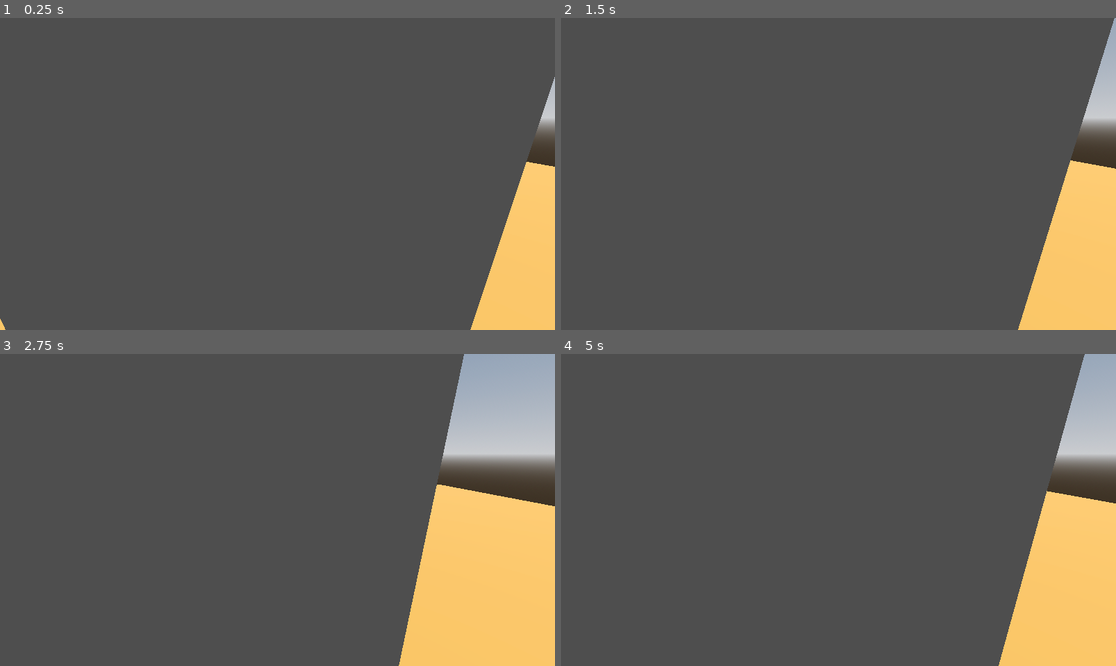
Above: before the commit, frames 1-4 (two rows, left to right).
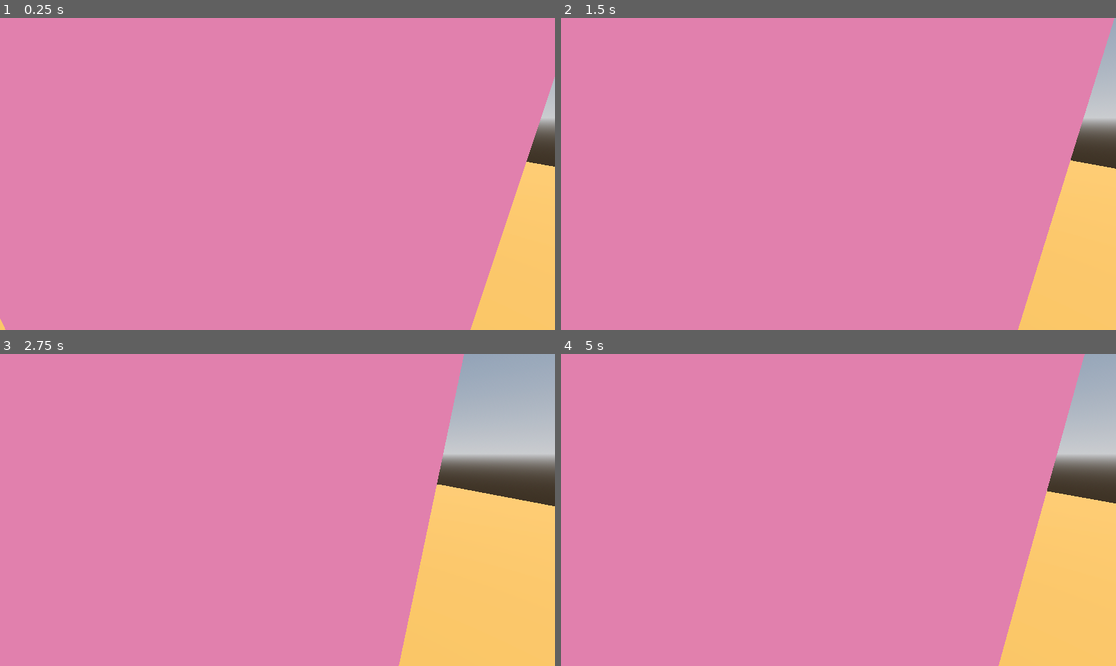
Above: after the commit, the same moments.

Repository: murumart/cgiproject
Game: Godot game, scene res://scenes/rendering_demo.tscn
Same seed, same stepped clock (60 frames per second), same inputs: the game is played once before the commit and once after it. This scene is started directly instead of the project's main scene.
Inputs (mouse positions are in pixels of both pictures, inside the frame that each line leads up to):
- Up to frame 1 (0.25 s): no input
- Up to frame 2 (1.5 s): tap Enter (ui_accept) at 0.5, 0.77 s; move the mouse to (960, 158) at 0.52 s; hold D 0.53-1.28 s; hold E 0.53-1.28 s; click (960, 158) at 0.67 s; move the mouse to (727, 189) at 1.27 s; hold S from 1.28 s (still down); tap Q at 1.35 s
- Up to frame 3 (2.75 s): tap Enter (ui_accept) at 1.52 s; move the mouse to (333, 441) at 2.02 s; release S at 2.03 s; hold D from 2.03 s (still down); hold Shift from 2.03 s (still down)
- Up to frame 4 (5 s): move the mouse to (810, 572) at 2.77 s; release D at 2.78 s; release Shift at 2.78 s; hold W 2.78-3.53 s; tap E at 2.85 s; click (810, 572) at 2.92 s; tap Enter (ui_accept) at 3.02, 3.77, 4.52 s; move the mouse to (1005, 556) at 3.52 s; hold Q 3.53-4.28 s; hold A from 3.53 s (still down); move the mouse to (672, 463) at 4.27 s; tap Shift at 4.35 s

The runs differ from the first frame. In frame 1, 94% of the frame differs, in the area x 0-100%, y 0-100%; in frame 2, 91%; in frame 3, 78%; in frame 4, 87%.

Commit message:
Change resolutions

Diff:
--- a/scenes/rendering_demo.tscn
+++ b/scenes/rendering_demo.tscn
@@ -33,6 +33,7 @@
 
 [node name="Node" type="Node" parent="." node_paths=PackedStringArray("mesh_instance")]
 script = ExtResource("3_lqk3y")
+grid_size = 64
 mesh_instance = NodePath("../Meshes/Mesh")
 material = ExtResource("2_qjyat")
 
--- a/shaders/volumetric_display.tres
+++ b/shaders/volumetric_display.tres
@@ -3,9 +3,9 @@
 [ext_resource type="Shader" uid="uid://8pdmscum8ja3" path="res://shaders/volumetric_display.gdshader" id="1_5h8l5"]
 
 [resource]
-render_priority = 1
+render_priority = 0
 shader = ExtResource("1_5h8l5")
 shader_parameter/color = Color(0.98402256, 0.59281677, 0.73941725, 1)
 shader_parameter/density = 100.0
-shader_parameter/render_setting = 3
+shader_parameter/render_setting = 0
 shader_parameter/mesh_size = 100.0000047025
